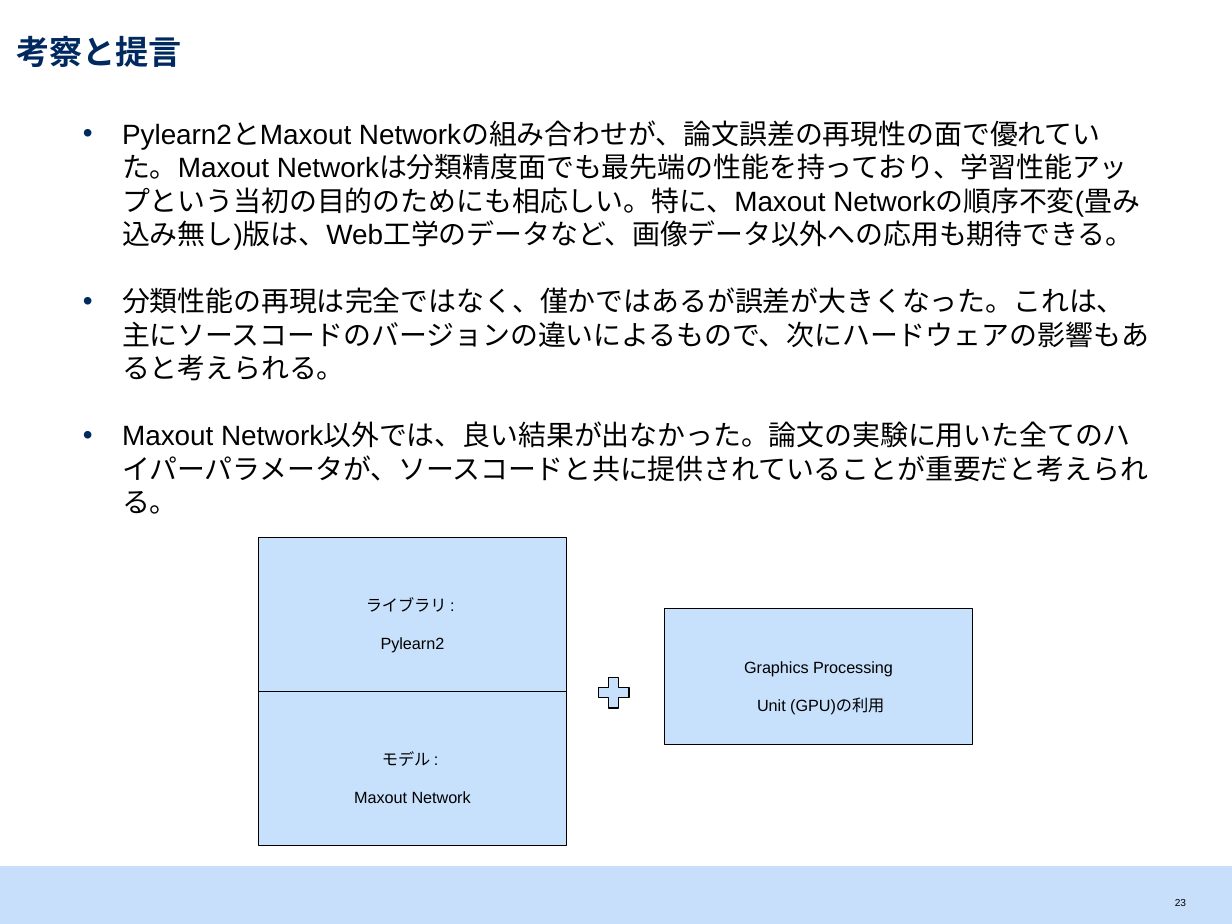
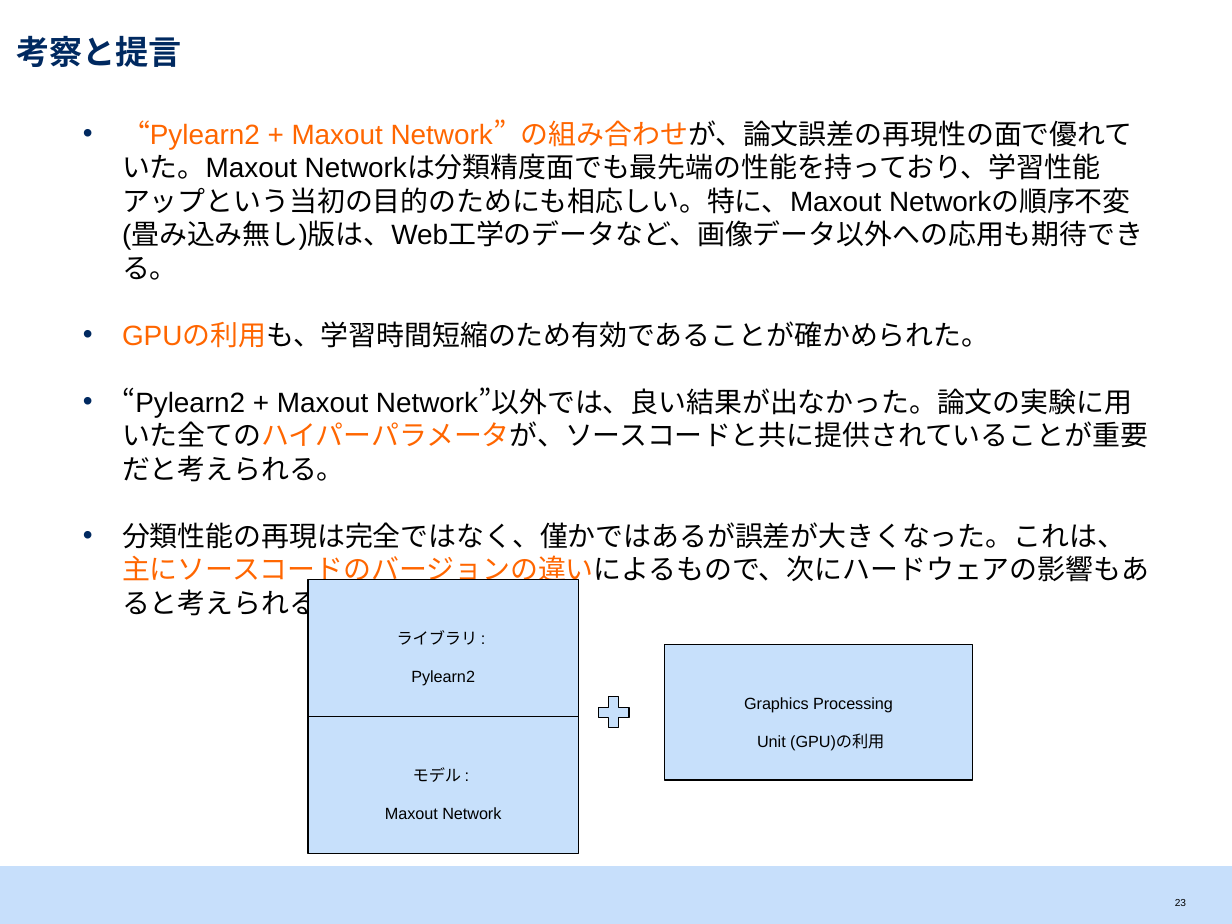
Before and after one commit to srtk/sotsuron, a slide deck: slide 24 of doc/sotsuron_defense/bd.pptx. Drawn at 1232x924 pixels with LibreOffice and Linux fonts; fonts in the diff are those of the drawing. Boxes give left, top, right and bottom in pixels: in the first picture for what was removed or moved away, otherwise in the second. Text is boxed around its words. In the diff, an @@ line names an element or a change of style, - is before the commit and + after.

```diff
--- a/doc/sotsuron_defense/bd.pptx
+++ b/doc/sotsuron_defense/bd.pptx
@@ text at <box>122,120,1148,482</box>: text changed @@
-• Pylearn2とMaxout Networkの組み合わせが、論文誤差の再現性の面で優れていた。Maxout Networkは分類精度面でも最先端の性能を持っており、学習性能アップという当初の目的のためにも相応しい。特に、Maxout Networkの順序不変(畳み込み無し)版は、Web工学のデータなど、画像データ以外への応用も期待できる。
+• “Pylearn2 + Maxout Network”の組み合わせが、論文誤差の再現性の面で優れていた。Maxout Networkは分類精度面でも最先端の性能を持っており、学習性能アップという当初の目的のためにも相応しい。特に、Maxout Networkの順序不変(畳み込み無し)版は、Web工学のデータなど、画像データ以外への応用も期待できる。
+• GPUの利用も、学習時間短縮のため有効であることが確かめられた。
+• “Pylearn2 + Maxout Network”以外では、良い結果が出なかった。論文の実験に用いた全てのハイパーパラメータが、ソースコードと共に提供されていることが重要だと考えられる。
@@ text at <box>122,424,1148,514</box>: paragraph removed @@
-• Maxout Network以外では、良い結果が出なかった。論文の実験に用いた全てのハイパーパラメータが、ソースコードと共に提供されていることが重要だと考えられる。
@@ text at <box>122,522,1149,587</box>: text colour #000000 to #FF6600 in "分類性能の再現は完全ではなく、僅かではあるが誤差が大きくなった。これは、主にソースコードのバージョンの違いによるもので、 ..." @@
@@ rectangle "ライブラリ :": place and size @@
-rectangle "ライブラリ :" at <box>259,538,567,693</box>
+rectangle "ライブラリ :" at <box>308,580,578,717</box>
@@ rectangle "Graphics Processing": place and size @@
-rectangle "Graphics Processing" at <box>665,608,973,744</box>
+rectangle "Graphics Processing" at <box>665,645,973,781</box>
@@ rectangle "モデル :": place and size @@
-rectangle "モデル :" at <box>259,691,567,846</box>
+rectangle "モデル :" at <box>308,717,578,854</box>
@@ plus sign: place and size @@
-plus sign at <box>593,671,635,713</box>
+plus sign at <box>593,691,635,733</box>
```
Also in this commit, not shown: 13 other slides changed, 4 other files.
